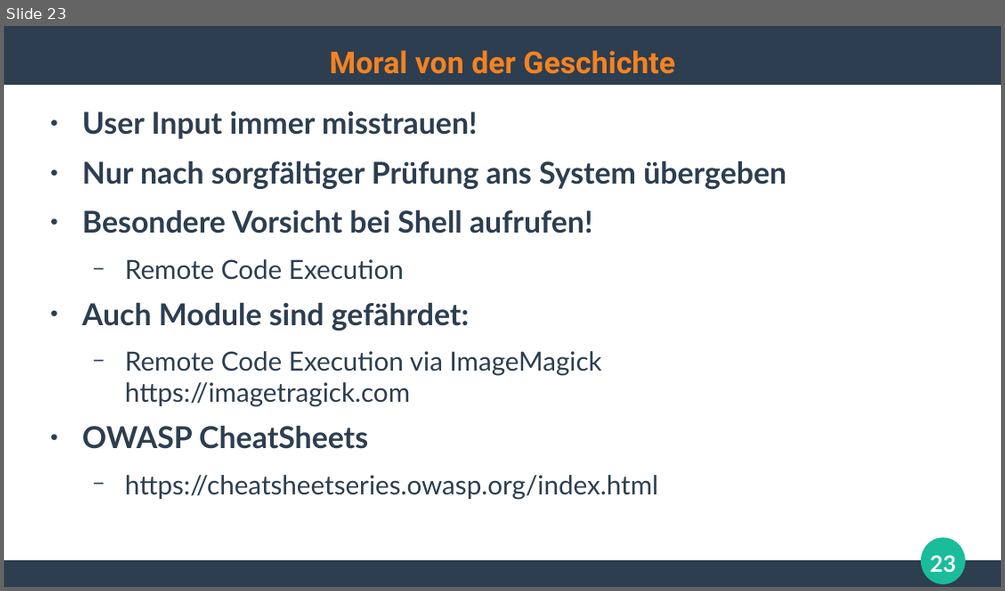
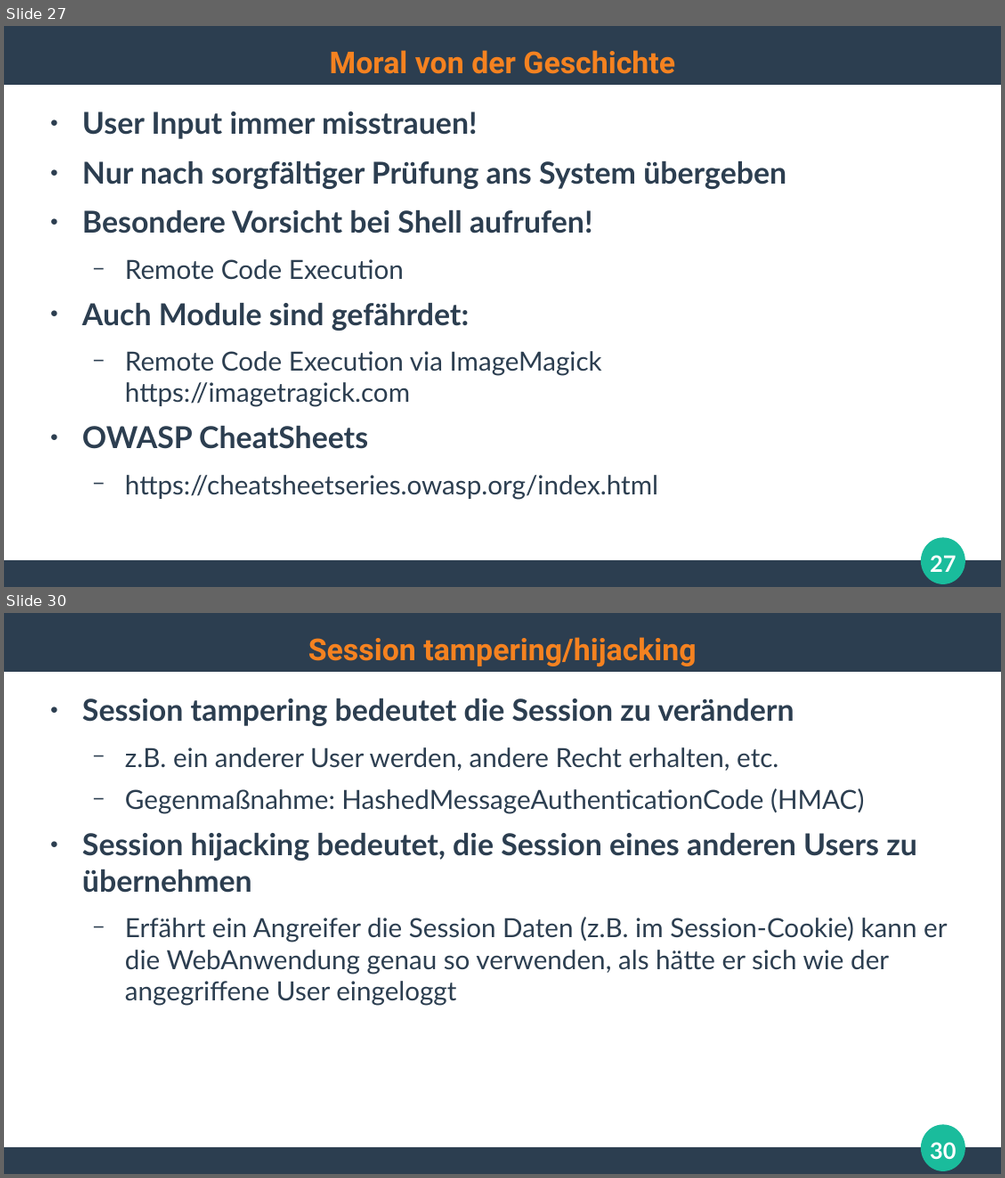
Before and after one commit to ghandmann/HS-AlbSig-WebAnwendungen2, a slide deck: Kapitel/06_WebSecurity.odp. Shown one above the other, each under a label of ours: slide 23 before the commit, slides 27 and 30 after it; the slides between them are not shown. The pictures are 1005x591 and 1005x1178 pixels, drawn with LibreOffice and Linux fonts; fonts in the diff are those of the drawing. Boxes give left, top, right and bottom in pixels: in the first picture for what was removed or moved away, otherwise in the second. Text is boxed around its words. In the diff, an @@ line names an element or a change of style, - is before the commit and + after.

```diff
--- a/Kapitel/06_WebSecurity.odp
+++ b/Kapitel/06_WebSecurity.odp
@@ slide 30 added at box(4, 613, 1001, 1174), background #FFFFFF; not listed: 3 template elements that a slide beside it also shows @@
@@ title added at box(308, 637, 696, 666), 24 pt, text #F58220, bold @@
+Session tampering/hijacking
@@ text added at box(82, 698, 947, 1005), 21 pt, text #2C3E50 @@
+● Session tampering bedeutet die Session zu verändern
+  − z.B. ein anderer User werden, andere Recht erhalten, etc.
+  − Gegenmaßnahme: HashedMessageAuthenticationCode (HMAC)
+● Session hijacking bedeutet, die Session eines anderen Users zu übernehmen
+  − Erfährt ein Angreifer die Session Daten (z.B. im Session-Cookie) kann er die WebAnwendung genau so verwenden, als hätte er sich wie der angegriffene User eingeloggt
@@ page number added at box(930, 1142, 955, 1159), 18 pt, text #FFFFFF, bold @@
+30
@@ what was slide 23 is now slide 27 @@
@@ page number at box(930, 555, 955, 572): text changed @@
-23
+27
```
Also in this commit, not shown: 9 other slides added.
